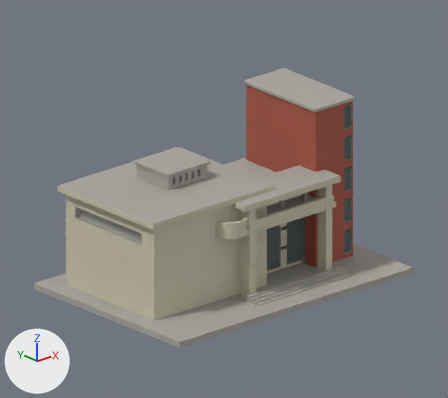
Before and after pictures for a commit that changed the Blender file 國立臺南大學/府城校區/buildings/nutn-qiming-entrance/appearance.blend.
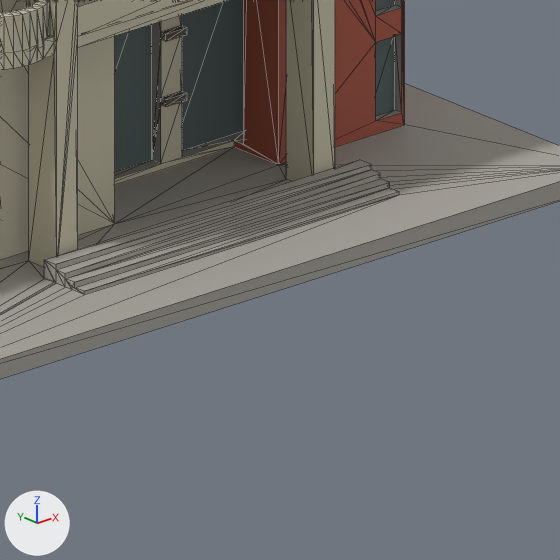
Each version appears first from the file's camera 'Preview_camera', and next in a close-up on the part from 52% to 89% of the width and 55% to 97% of the height. The lights are fixed; the arrows at lower left show +X, +Y and +Z. The last two pictures show the newer version. The close-ups show mesh edges as thin lines.

The scene before the commit, as lines of its bpy script (objects in view):
```python
me_model = bpy.data.meshes.new('model')
me_model.from_pydata(...)  # 498 vertices, 1016 faces; spans x -75.0..75.0, y -52.0..52.0, z 0.0..84.0
# faces by material slot: [478, 92, 396, 26, 24]
me_model.materials.append(mat_unknown_rear_roof_caps_and_cropped_surfaces_neutral)  # grey #aaa79f
me_model.materials.append(mat_observed_independent_brick_tower_front_and_left)  # red #ab5947
me_model.materials.append(mat_observed_cream_hall_and_original_portal_components)  # pale yellow #cdc7af
me_model.materials.append(mat_opaque_mixed_original_entry_and_tower_window_backs)  # greyish cyan #526361
me_model.materials.append(mat_original_coarse_horizontal_entry_bars_dark)  # brown #5a554a
ob_printable_nutn = bpy.data.objects.new('Printable_NUTN', me_model)
ob_printable_nutn.location = (0.0, 0.0, 0.0)
```
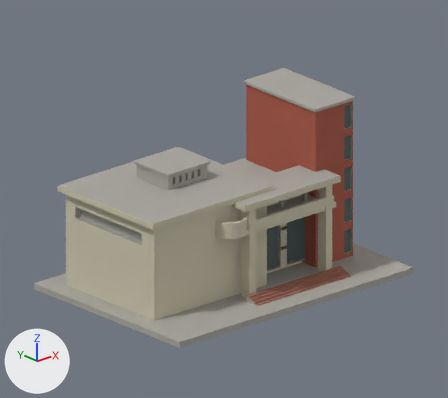
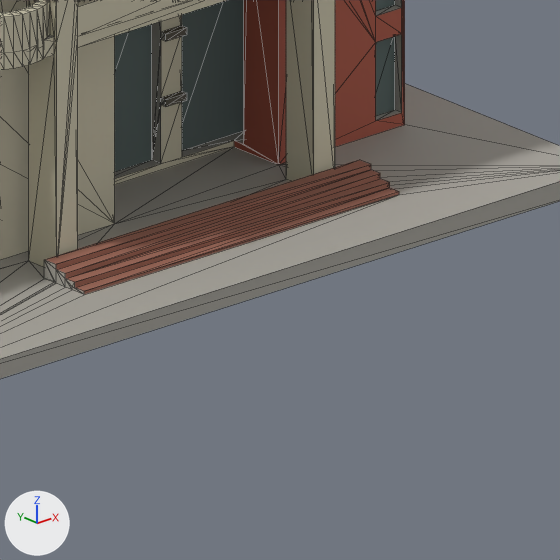
Location of each change, [x1, y1, x2, y2] in pixels of the close-ups (560 x 560 px):
part 1 of me_model, recoloured (grey to brown): [45, 160, 399, 294] in both

The change, as a list of edits to the scene's bpy script:
```text
Add mat_approximate_red_brown_entrance_stair_finish:
    mat_approximate_red_brown_entrance_stair_finish = principled_material('Approximate red brown entrance stair finish')
    mat_approximate_red_brown_entrance_stair_finish.base_color = (0.342, 0.141, 0.0976)  # brown #9e6958
    mat_approximate_red_brown_entrance_stair_finish.roughness = 0.88
Change me_model:
    where me_model.from_pydata(...)  # 498 vertices, 1016 faces; spans x -75.0..75.0, y -52.0..52.0, z 0.0..84.0
    used by ob_printable_nutn; location = (0.0, 0.0, 0.0)
    me_model part 1: all 16 faces centred in x 5.0..25.0, y -41.0..-34.0, z 3.0..6.0 switch from mat_unknown_rear_roof_caps_and_cropped_surfaces_neutral (grey #aaa79f) to mat_approximate_red_brown_entrance_stair_finish (brown #9e6958)
```
